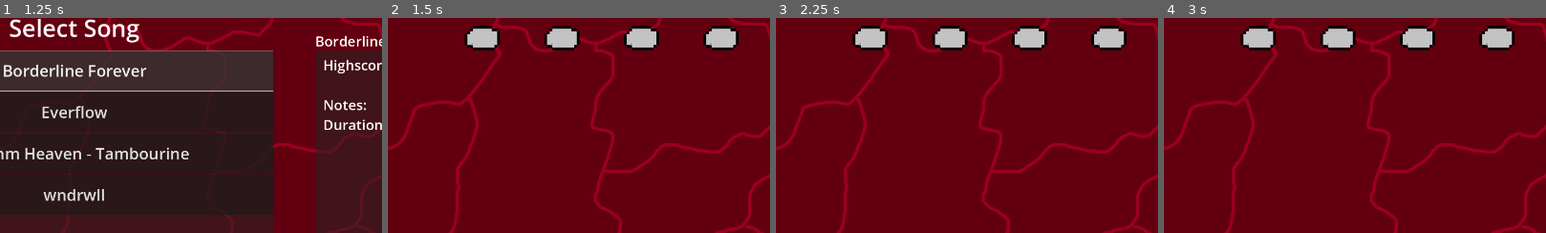
Above: before the commit, frames 1-4 (left to right).
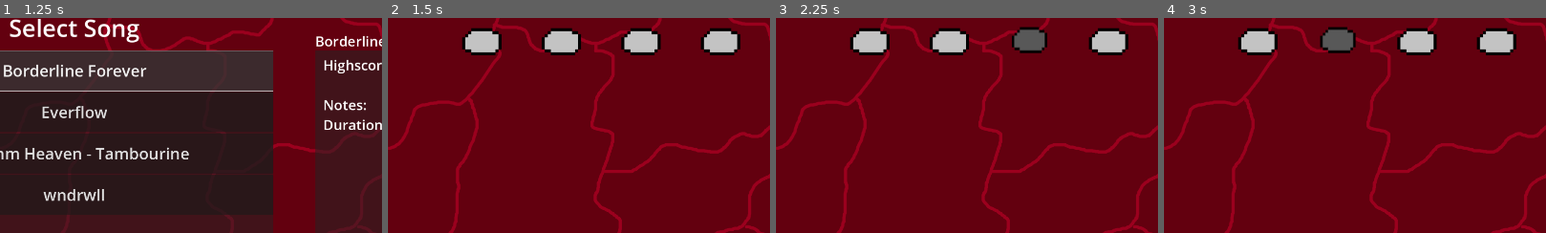
Above: after the commit, the same moments.

Repository: rlett/beats-of-godot-mind
Game: Godot game, scene res://Scenes/main.tscn
Two runs of this game, one before a commit and one after it. Both use one fixed random seed, a clock stepped at 60 frames per second and the inputs below.
Inputs:
- Up to frame 1 (1.25 s): click "Borderline Forever" at 0.5 s
- Up to frame 2 (1.5 s): click "Play" at 1.25 s
- Up to frame 3 (2.25 s): tap Enter at 2 s; hold D from 2.03 s (still down); tap F at 2.1 s
- Up to frame 4 (3 s): tap Space at 2.75 s; release D at 2.78 s; hold S from 2.78 s (still down); tap F at 2.85 s
The pictures show only the part of the screen within x 22-72%, y 11-61%; the shares and areas given below are measured in that part.

Frame 1 is identical in both runs. In frame 2, 2.7% of the frame differs, in the area x 19-93%, y 3-18%; in frame 3, 2.9%; in frame 4, 2.9%.

Commit message:
brainslots move when button pressed

Diff:
--- a/Scenes/NoteHole.tscn
+++ b/Scenes/NoteHole.tscn
@@ -1,14 +1,17 @@
 [gd_scene load_steps=3 format=3 uid="uid://h5na4v2i1ve4"]
 
-[ext_resource type="Texture2D" uid="uid://cy8arm1wycngf" path="res://Assets/brainslot.png" id="1_gdch4"]
+[ext_resource type="Script" path="res://Scripts/NoteHole.gd" id="1_jpd0x"]
 
 [sub_resource type="RectangleShape2D" id="RectangleShape2D_ngo6y"]
 
-[node name="NoteHole" type="Sprite2D"]
+[node name="NoteHole" type="Node2D"]
 scale = Vector2(1.7, 1.7)
-texture = ExtResource("1_gdch4")
+script = ExtResource("1_jpd0x")
+
+[node name="noteholesprite" type="Sprite2D" parent="."]
 
 [node name="Area2D" type="Area2D" parent="."]
+scale = Vector2(1, 1)
 
 [node name="CollisionShape2D" type="CollisionShape2D" parent="Area2D"]
 position = Vector2(-5, 45)
--- a/Scenes/PlayGame.tscn
+++ b/Scenes/PlayGame.tscn
@@ -18,15 +18,19 @@
 
 [node name="NoteHole1" parent="NoteHoles" instance=ExtResource("3_0sfes")]
 position = Vector2(660, 90)
+scale = Vector2(1.9, 1.9)
 
 [node name="NoteHole2" parent="NoteHoles" instance=ExtResource("3_0sfes")]
 position = Vector2(860, 90)
+scale = Vector2(1.9, 1.9)
 
 [node name="NoteHole3" parent="NoteHoles" instance=ExtResource("3_0sfes")]
 position = Vector2(1060, 90)
+scale = Vector2(1.9, 1.9)
 
 [node name="NoteHole4" parent="NoteHoles" instance=ExtResource("3_0sfes")]
 position = Vector2(1260, 90)
+scale = Vector2(1.9, 1.9)
 
 [node name="Notes" type="Node2D" parent="."]
 
--- a/Scripts/Conductor.gd
+++ b/Scripts/Conductor.gd
@@ -13,6 +13,9 @@
 var record
 var chart
 var path
+
+var unpressed = load("res://Assets/brainslot.png")
+var pressed = load("res://Assets/brainslot_pressed.png")
 
 var speed = 1000
 # Called when the node enters the scene tree for the first time.
@@ -82,6 +85,9 @@
 	if event is InputEventKey && event.pressed && !event.echo:
 		_checkPlayerInput(event.keycode)
 
+	if event is InputEventKey:
+		_changeNoteHoleSprite(event)
+
 func _checkPlayerInput(key):
 	var areas
 	var slot = -1
@@ -106,6 +112,35 @@
 		if areas:
 			_processNotes(areas, slot)
 
+func _changeNoteHoleSprite(keyEvent):
+	if (!paused):
+		var key = keyEvent.keycode
+		if keyEvent.pressed && !keyEvent.echo:
+			if(key == keys[0] || key == keys[4]):
+				$NoteHoles/NoteHole1/noteholesprite.texture = pressed
+				$NoteHoles/NoteHole1/noteholesprite.scale = Vector2(.9, .95)
+			elif(key == keys[1] || key == keys[5]):
+				$NoteHoles/NoteHole2/noteholesprite.texture = pressed
+				$NoteHoles/NoteHole2/noteholesprite.scale = Vector2(.9, .95)
+			elif(key == keys[2] || key == keys[6]):
+				$NoteHoles/NoteHole3/noteholesprite.texture = pressed
+				$NoteHoles/NoteHole3/noteholesprite.scale = Vector2(.9, .95)
+			elif(key == keys[3] || key == keys[7]):
+				$NoteHoles/NoteHole4/noteholesprite.texture = pressed
+				$NoteHoles/NoteHole4/noteholesprite.scale = Vector2(.9, .95)
+		elif keyEvent.pressed == false:
+			if(key == keys[0] || key == keys[4]):
+				$NoteHoles/NoteHole1/noteholesprite.texture = unpressed
+				$NoteHoles/NoteHole1/noteholesprite.scale = Vector2(1, 1)
+			elif(key == keys[1] || key == keys[5]):
+				$NoteHoles/NoteHole2/noteholesprite.texture = unpressed
+				$NoteHoles/NoteHole2/noteholesprite.scale = Vector2(1, 1)
+			elif(key == keys[2] || key == keys[6]):
+				$NoteHoles/NoteHole3/noteholesprite.texture = unpressed
+				$NoteHoles/NoteHole3/noteholesprite.scale = Vector2(1, 1)
+			elif(key == keys[3] || key == keys[7]):
+				$NoteHoles/NoteHole4/noteholesprite.texture = unpressed
+				$NoteHoles/NoteHole4/noteholesprite.scale = Vector2(1, 1)
 
 func _processNotes(areas, slot):
 	$SoundEffects.play()
--- /dev/null
+++ b/Scripts/NoteHole.gd
@@ -0,0 +1,13 @@
+extends Node
+
+var unpressed = load("res://Assets/brainslot.png")
+
+# Called when the node enters the scene tree for the first time.
+func _ready():
+	$noteholesprite.texture = unpressed;
+	pass # Replace with function body.
+
+
+# Called every frame. 'delta' is the elapsed time since the previous frame.
+func _process(delta):
+	pass
Binary file changed: Assets/brainslot.png
Binary file added: Assets/brainslot_pressed.png
Not shown, added: Assets/brainslot_pressed.png.import
